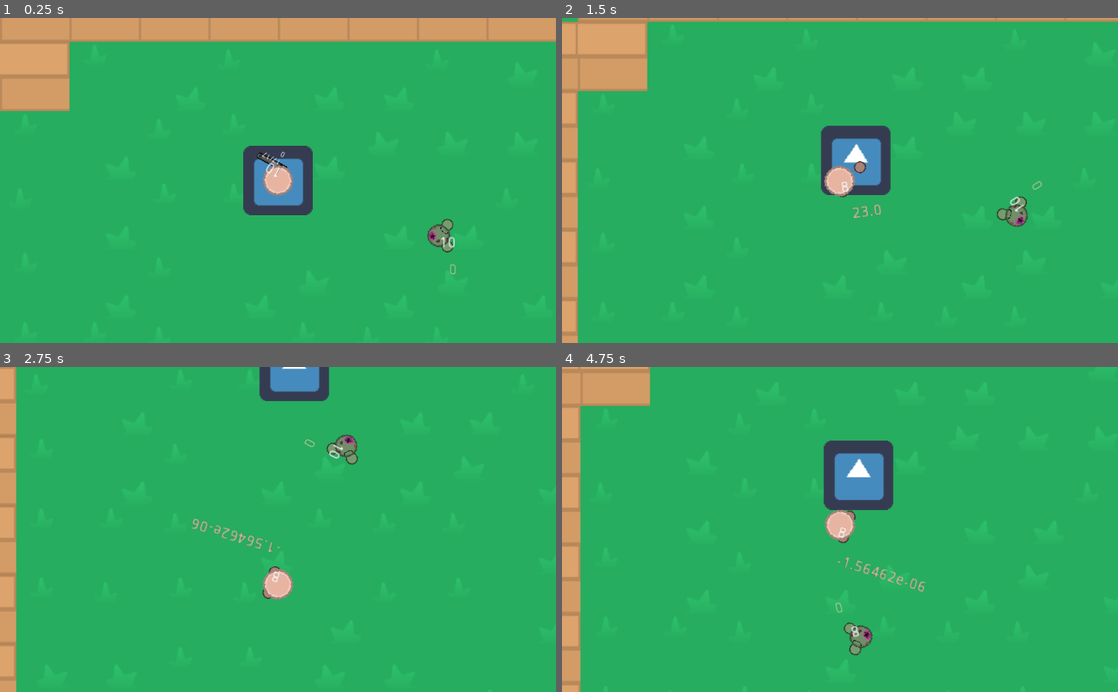
Above: before the commit, frames 1-4 (two rows, left to right).
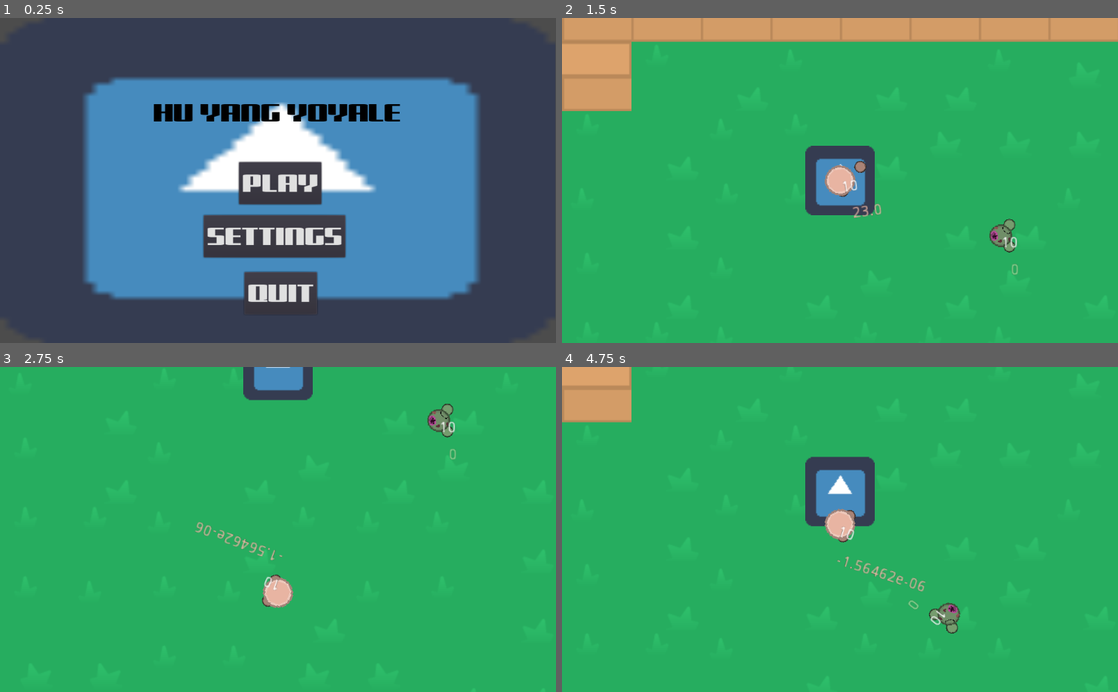
Above: after the commit, the same moments.

Repository: Panda248/Hu-Yang-Yoyale
Game: Godot game, scene res://Main Menu.tscn
Same seed, same stepped clock (60 frames per second), same inputs: the game is played once before the commit and once after it. Before the commit the project starts from res://World.tscn. The engine's default icon, where the game draws it, is replaced by a stand-in: a white triangle on a blue panel in a dark square.
Inputs (mouse positions are in pixels of both pictures, inside the frame that each line leads up to):
- Up to frame 1 (0.25 s): no input
- Up to frame 2 (1.5 s): click (840, 183) at 0.5 s, where only the run after the commit has a clickable "PLAY"; move the mouse to (962, 164) at 1.27 s; hold E (game_switch_weapon_right) from 1.28 s (still down); tap F (game_interact) at 1.35 s; click (962, 164) at 1.42 s
- Up to frame 3 (2.75 s): move the mouse to (166, 545) at 2.02 s; release E (game_switch_weapon_right) at 2.03 s; hold Down (ui_down) from 2.03 s (still down); click (166, 545) at 2.1 s
- Up to frame 4 (4.75 s): move the mouse to (895, 458) at 2.77 s; release Down (ui_down) at 2.78 s; hold E (game_switch_weapon_right) 2.78-3.53 s; right-click (895, 458) at 2.85 s; click (895, 458) at 2.92 s; move the mouse to (812, 594) at 3.52 s; hold Up (ui_up) 3.53-4.28 s; tap F (game_interact) at 3.6 s; click (812, 594) at 3.67 s; move the mouse to (1006, 578) at 4.27 s; hold Q (game_switch_weapon_left) from 4.28 s (still down); click (1006, 578) at 4.35 s

The runs differ from the first frame. In frame 1, 100% of the frame differs, in the area x 0-100%, y 0-100%; in frame 2, 14%; in frame 3, 5.6%; in frame 4, 8.3%.

Commit message:
poverty inventory update

Diff:
--- /dev/null
+++ b/Inventory.gd
@@ -0,0 +1,32 @@
+extends Node2D
+
+const SlotClass = preload("res://Slot.gd")
+onready var inventory_slots = $GridContainer
+var holding_item = null
+
+func _ready():
+	for inv_slot in inventory_slots.get_children():
+		inv_slot.connect("gui_input", self, "slot_gui_input", [inv_slot])
+
+
+func slot_gui_input(event: InputEvent, slot: SlotClass):
+	if event is InputEventMouseButton:
+		if event.button_index == BUTTON_LEFT && event.pressed:
+			if holding_item != null:
+				if !slot.item:
+					slot.add(holding_item)
+					holding_item = null
+				else:
+					var temp_item = slot.item
+					slot.remove()
+					temp_item.global_position = event.global_position
+					slot.add(holding_item)
+					holding_item = temp_item
+			elif slot.item:
+				holding_item = slot.item
+				slot.remove()
+				holding_item.global_position = get_global_mouse_position()
+
+func _input(event):
+	if holding_item:
+		holding_item.global_position = get_global_mouse_position()
--- a/Inventory.tscn
+++ b/Inventory.tscn
@@ -1,14 +1,16 @@
-[gd_scene load_steps=5 format=2]
+[gd_scene load_steps=6 format=2]
 
 [ext_resource path="res://res/exported/sprites/slot.png" type="Texture" id=1]
 [ext_resource path="res://res/exported/sprites/inventory.png" type="Texture" id=2]
 [ext_resource path="res://Slot.gd" type="Script" id=3]
+[ext_resource path="res://Inventory.gd" type="Script" id=4]
 
 [sub_resource type="StyleBoxTexture" id=1]
 texture = ExtResource( 1 )
 region_rect = Rect2( 0, 0, 90, 90 )
 
 [node name="Inventory" type="Node2D"]
+script = ExtResource( 4 )
 
 [node name="Background" type="TextureRect" parent="."]
 margin_right = 300.0
--- a/Slot.gd
+++ b/Slot.gd
@@ -10,3 +10,15 @@
 
 func _process(delta):
 	pass
+
+func remove():
+	remove_child(item)
+	var inventoryNode = find_parent("Inventory")
+	inventoryNode.add_child(item)
+	item = null
+
+func add(new_item):
+	item = new_item
+	item.position = Vector2(0,0)
+	var inventoryNode = find_parent("Inventory")
+	add_child(item)
--- a/project.godot
+++ b/project.godot
@@ -99,7 +99,7 @@
 [application]
 
 config/name="Hu Yang Yoyale"
-run/main_scene="res://World.tscn"
+run/main_scene="res://Main Menu.tscn"
 config/icon="res://icon.png"
 
 [debug]
@@ -176,6 +176,11 @@
 reload={
 "deadzone": 0.5,
 "events": [ Object(InputEventKey,"resource_local_to_scene":false,"resource_name":"","device":0,"alt":false,"shift":false,"control":false,"meta":false,"command":false,"pressed":false,"scancode":0,"physical_scancode":82,"unicode":0,"echo":false,"script":null)
+ ]
+}
+open_inv={
+"deadzone": 0.5,
+"events": [ Object(InputEventKey,"resource_local_to_scene":false,"resource_name":"","device":0,"alt":false,"shift":false,"control":false,"meta":false,"command":false,"pressed":false,"scancode":0,"physical_scancode":69,"unicode":0,"echo":false,"script":null)
  ]
 }
 
